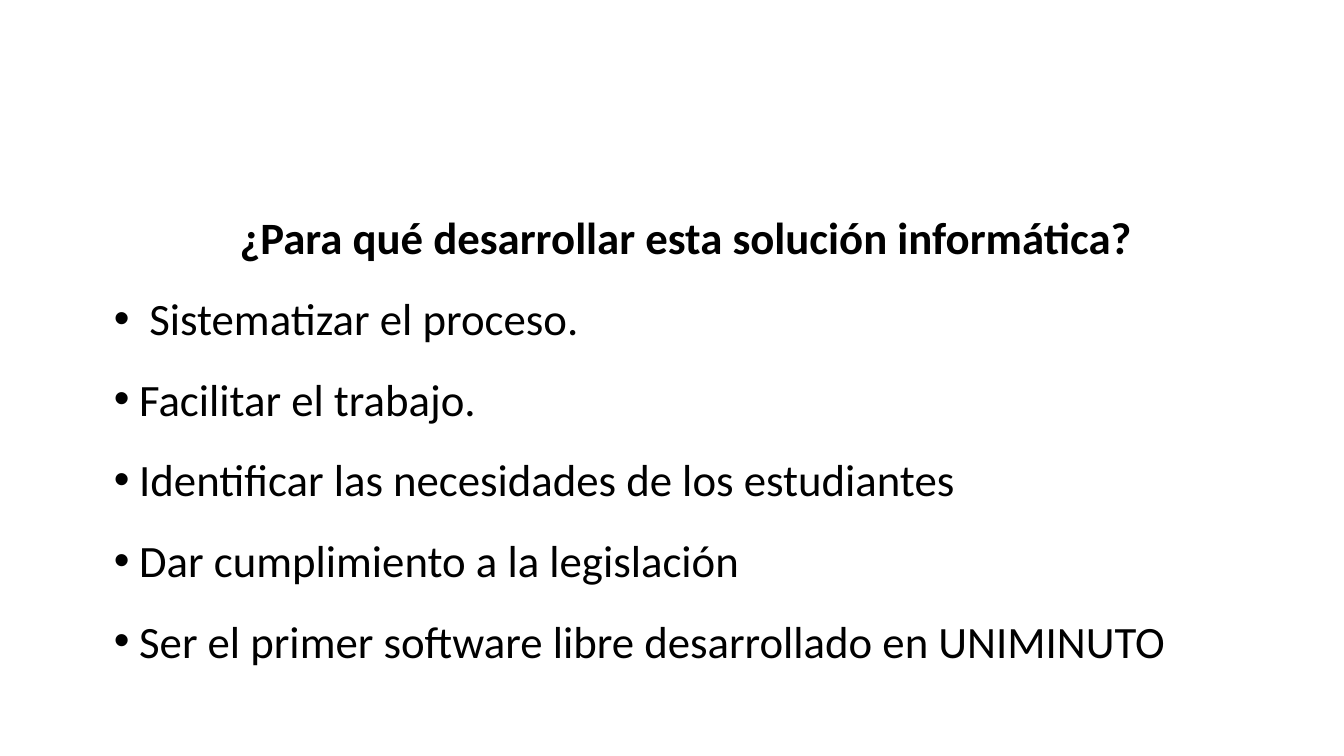
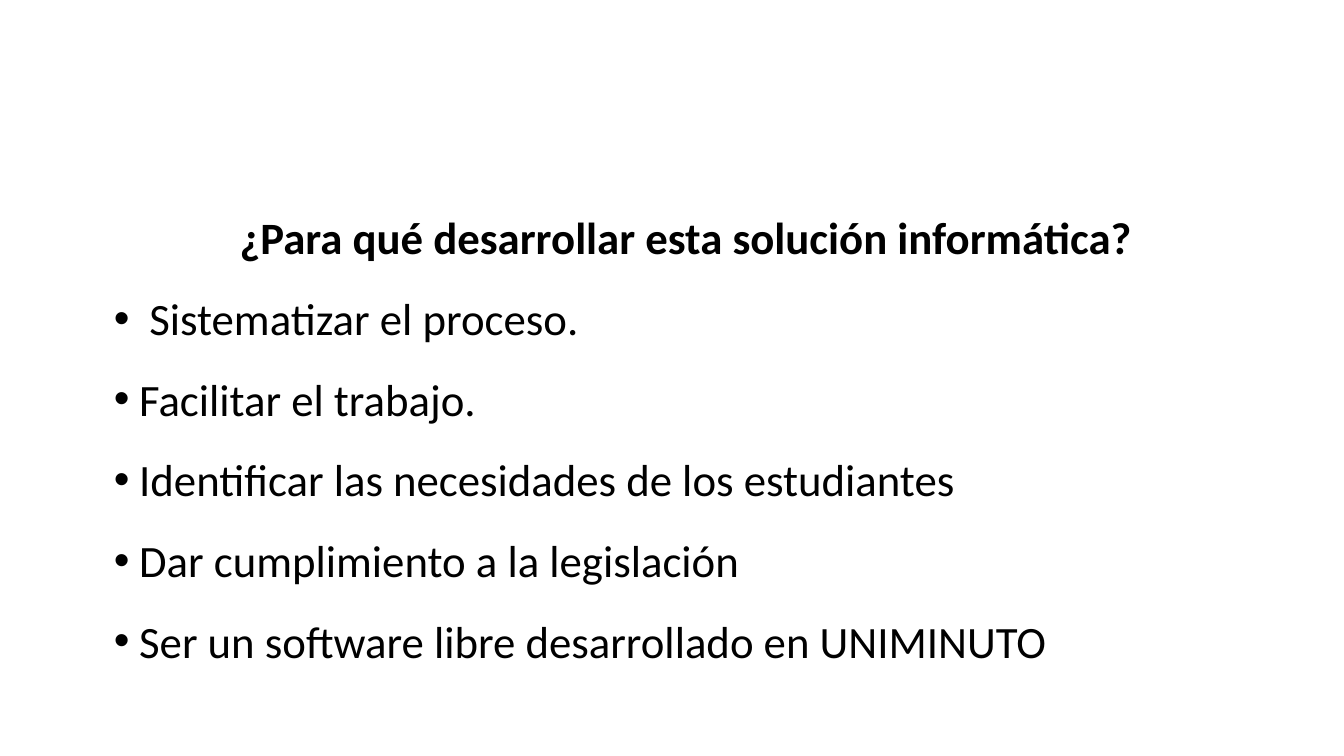
Before and after one commit to BrayanNovoa/uniminuto, a slide deck: slide 9 of expo/expo.pptx. Drawn at 1344x756 pixels with LibreOffice and Linux fonts; fonts in the diff are those of the drawing; background and template pictures are left out. Boxes give left, top, right and bottom in pixels: in the first picture for what was removed or moved away, otherwise in the second. Text is boxed around its words. In the diff, an @@ line names an element or a change of style, - is before the commit and + after.

```diff
--- a/expo/expo.pptx
+++ b/expo/expo.pptx
@@ text at [139,627,1046,659]: text changed @@
-• Ser el primer software libre desarrollado en UNIMINUTO
+• Ser un software libre desarrollado en UNIMINUTO
```
Also in this commit, not shown: 18 other slides changed, 4 slides added, 11 slides removed, 3 other files.
